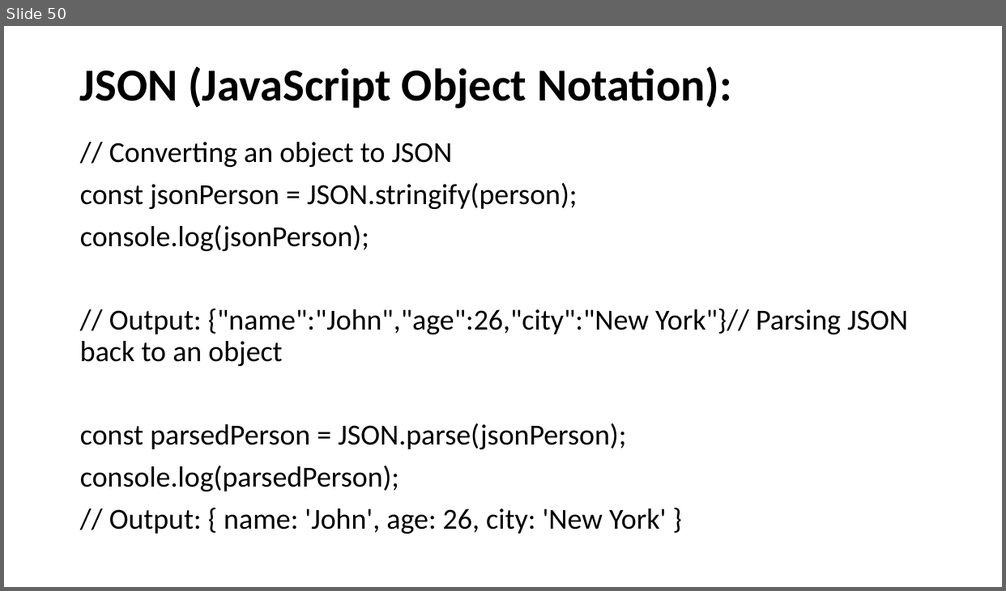
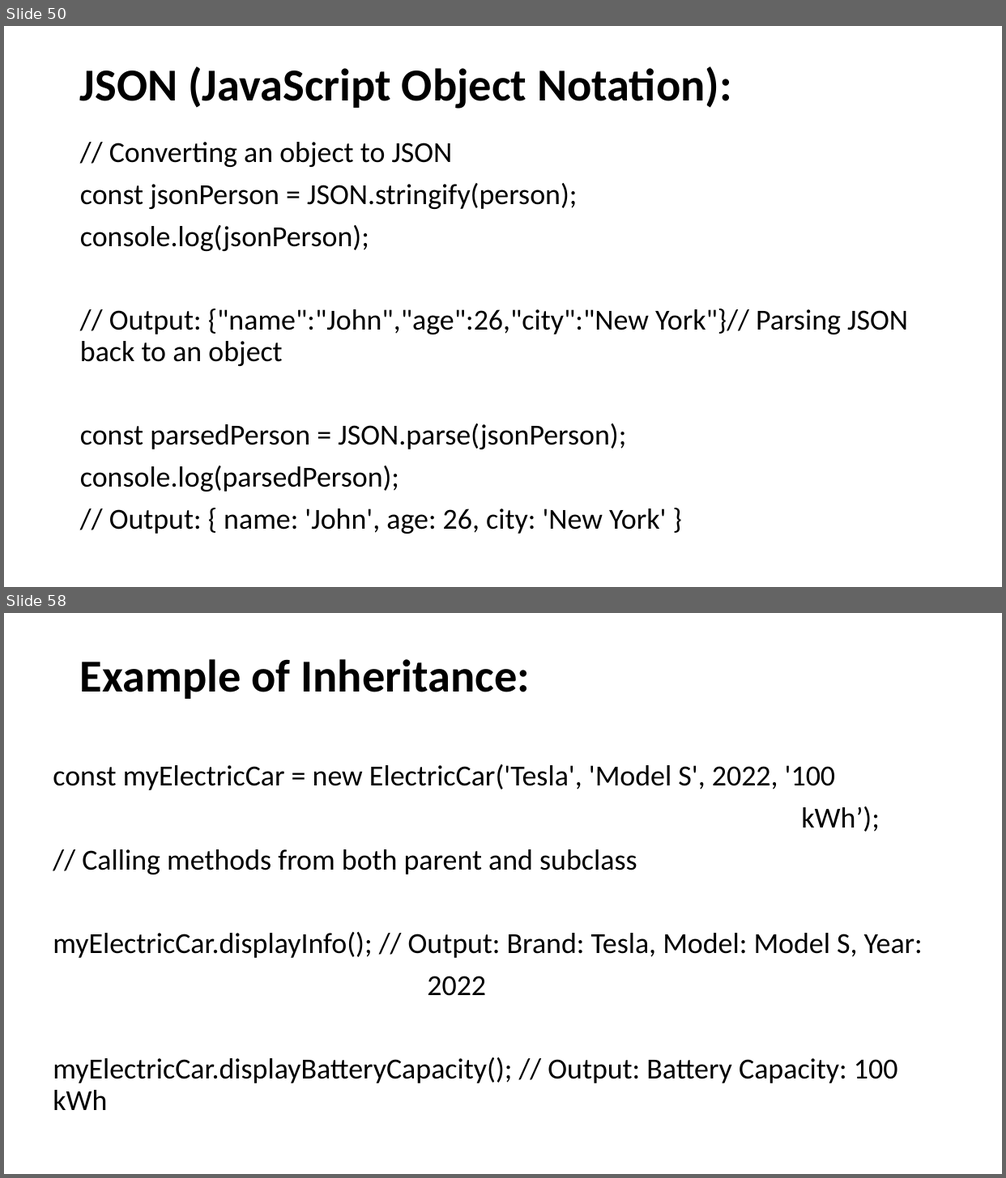
Before and after one commit to SethLK/JavaScript-Wizard-Course-for-Beginners, a slide deck: JavaScript Master Course for Beginners.pptx. Shown one above the other, each under a label of ours: slide 50 before the commit, slides 50 and 58 after it; the slides between them are not shown. The pictures are 1006x591 and 1006x1178 pixels, drawn with LibreOffice and Linux fonts; fonts in the diff are those of the drawing. Boxes give left, top, right and bottom in pixels: in the first picture for what was removed or moved away, otherwise in the second. Text is boxed around its words. In the diff, an @@ line names an element or a change of style, - is before the commit and + after.

```diff
--- a/JavaScript Master Course for Beginners.pptx
+++ b/JavaScript Master Course for Beginners.pptx
@@ slide 58 added at [4,613,1002,1174], background #FFFFFF @@
@@ title added at [80,659,530,699], 44 pt, text #000000, bold @@
+Example of Inheritance:
@@ text added at [53,764,923,1110], 28 pt, text #000000 @@
+const myElectricCar = new ElectricCar('Tesla', 'Model S', 2022, '100
+kWh’);
+// Calling methods from both parent and subclass
+myElectricCar.displayInfo(); // Output: Brand: Tesla, Model: Model S, Year:
+2022
+myElectricCar.displayBatteryCapacity(); // Output: Battery Capacity: 100 kWh
```
Also in this commit, not shown: 7 other slides added.
